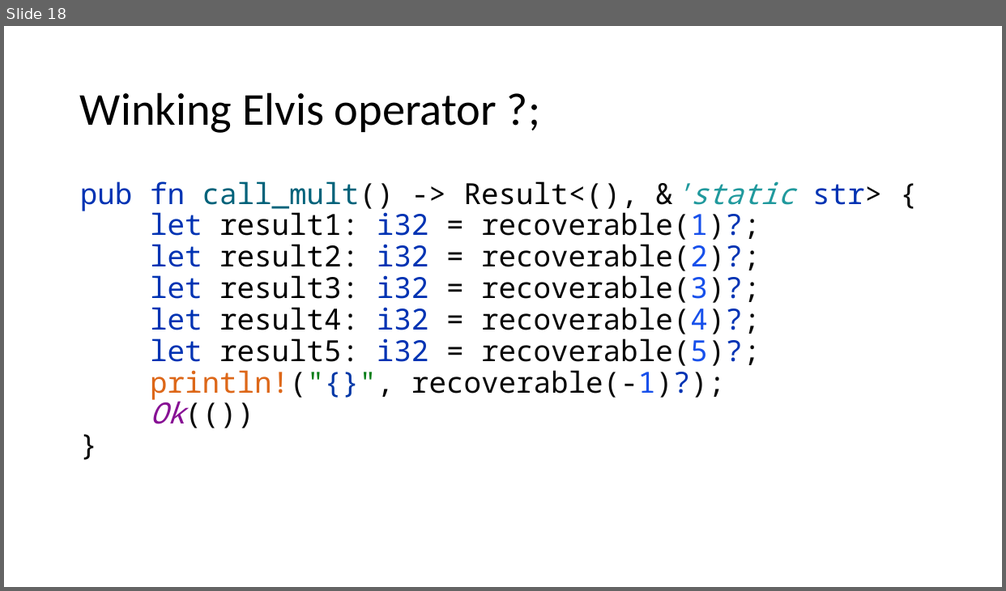
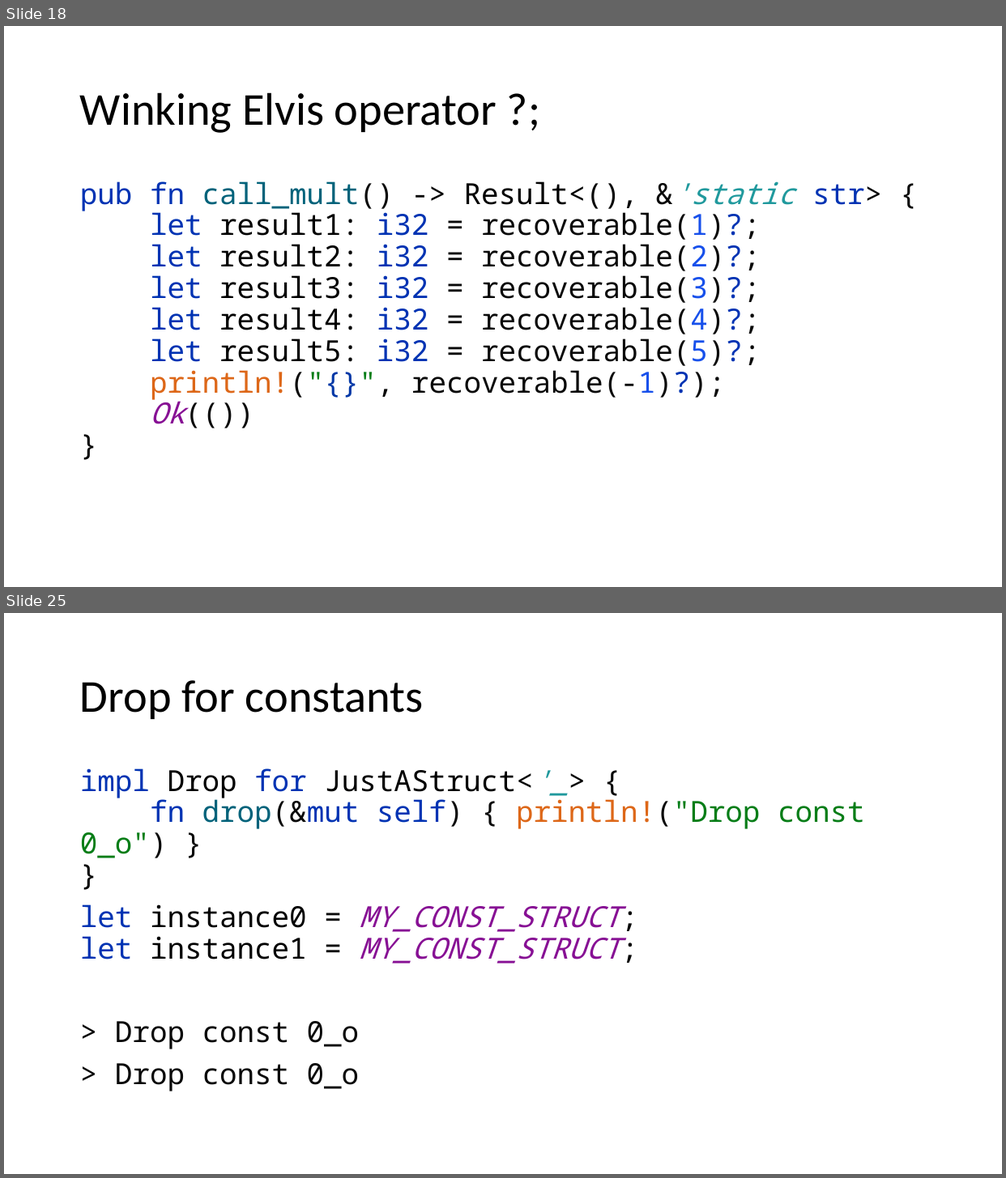
Before and after one commit to kugushev/course-rust-basics, a slide deck: src/10-Advanced/10-Advanced.pptx. Shown one above the other, each under a label of ours: slide 18 before the commit, slides 18 and 25 after it; the slides between them are not shown. The pictures are 1006x591 and 1006x1178 pixels, drawn with LibreOffice and Linux fonts; fonts in the diff are those of the drawing. Boxes give left, top, right and bottom in pixels: in the first picture for what was removed or moved away, otherwise in the second. Text is boxed around its words. In the diff, an @@ line names an element or a change of style, - is before the commit and + after.

```diff
--- a/src/10-Advanced/10-Advanced.pptx
+++ b/src/10-Advanced/10-Advanced.pptx
@@ slide 25 added at bbox=[4, 613, 1002, 1174], background #FFFFFF @@
@@ title added at bbox=[80, 680, 424, 719], 44 pt, text #000000 @@
+Drop for constants
@@ text added at bbox=[80, 769, 865, 1092], 28 pt, text #080808 @@
+impl Drop for JustAStruct<'_> {
+fn drop(&mut self) { println!("Drop const 0_o") }
+}
+let instance0 = MY_CONST_STRUCT;
+let instance1 = MY_CONST_STRUCT;
+> Drop const 0_o
+> Drop const 0_o
```
Also in this commit, not shown: 27 other slides added, 1 slide removed, 2 other files.
